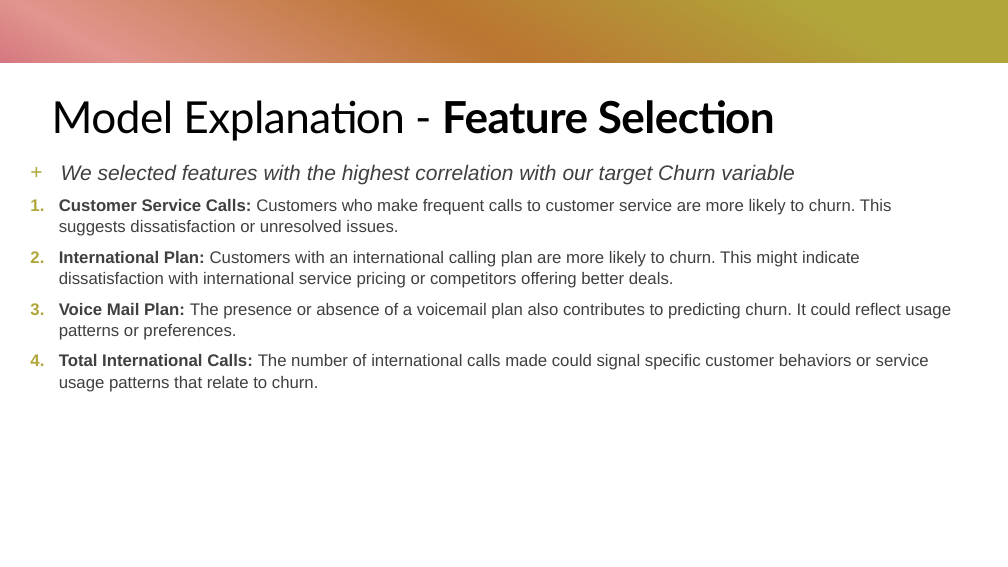
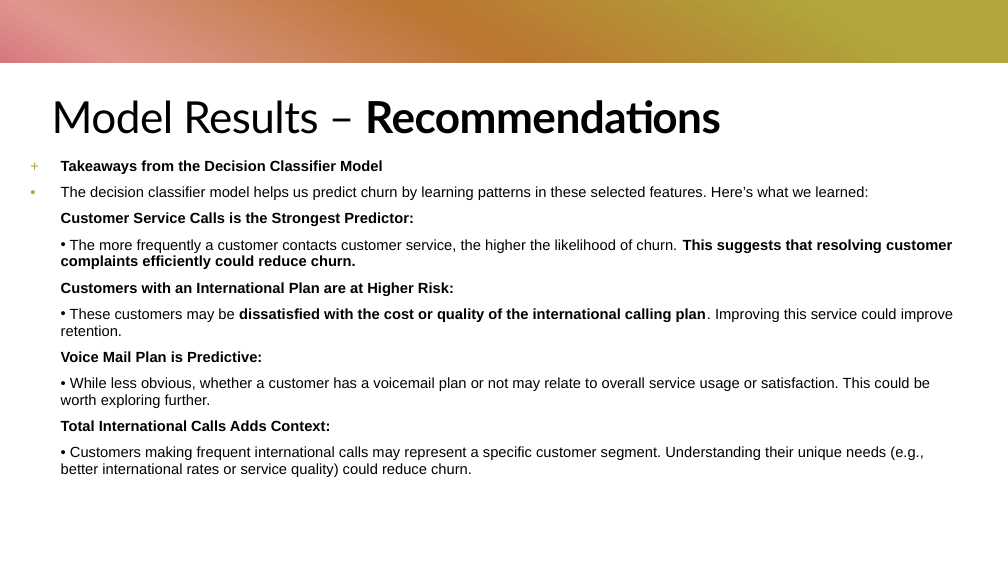
Before and after one commit to alecs1523/telecom_customer_churn, a slide deck: slide 13 of customer_churn_anlaysis.pptx (slide 11 before the commit). Drawn at 1008x567 pixels with LibreOffice and Linux fonts; fonts in the diff are those of the drawing. Boxes give left, top, right and bottom in pixels: in the first picture for what was removed or moved away, otherwise in the second. Text is boxed around its words. In the diff, an @@ line names an element or a change of style, - is before the commit and + after.

```diff
--- a/customer_churn_anlaysis.pptx
+++ b/customer_churn_anlaysis.pptx
@@ title at [52, 100, 721, 134]: text changed; bold on @@
-Model Explanation - Feature Selection
+Model Results – Recommendations
@@ text at [61, 160, 953, 477]: text changed; size 16 to 14 pt; text colour #404040 to #000000 @@
-+ We selected features with the highest correlation with our target Churn variable
-1. Customer Service Calls: Customers who make frequent calls to customer service are more likely to churn. This suggests dissatisfaction or unresolved issues.
-2. International Plan: Customers with an international calling plan are more likely to churn. This might indicate dissatisfaction with international service pricing or competitors offering better deals.
-3. Voice Mail Plan: The presence or absence of a voicemail plan also contributes to predicting churn. It could reflect usage patterns or preferences.
-4. Total International Calls: The number of international calls made could signal specific customer behaviors or service usage patterns that relate to churn.
++ Takeaways from the Decision Classifier Model
+• The decision classifier model helps us predict churn by learning patterns in these selected features. Here’s what we learned:
+  Customer Service Calls is the Strongest Predictor:
+  • The more frequently a customer contacts customer service, the higher the likelihood of churn. This suggests that resolving customer complaints efficiently could reduce churn.
+  Customers with an International Plan are at Higher Risk:
+  • These customers may be dissatisfied with the cost or quality of the international calling plan. Improving this service could improve retention.
+  Voice Mail Plan is Predictive:
+  • While less obvious, whether a customer has a voicemail plan or not may relate to overall service usage or satisfaction. This could be worth exploring further.
+  Total International Calls Adds Context:
+  • Customers making frequent international calls may represent a specific customer segment. Understanding their unique needs (e.g., better international rates or service quality) could reduce churn.
```
Also in this commit, not shown: 9 other slides changed, 1 slide added, 2 other files.
